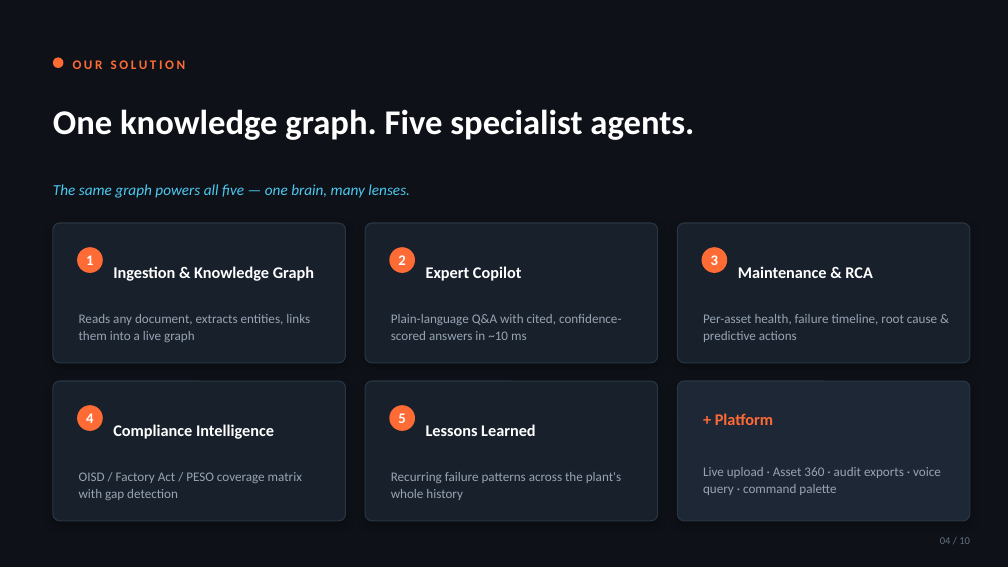
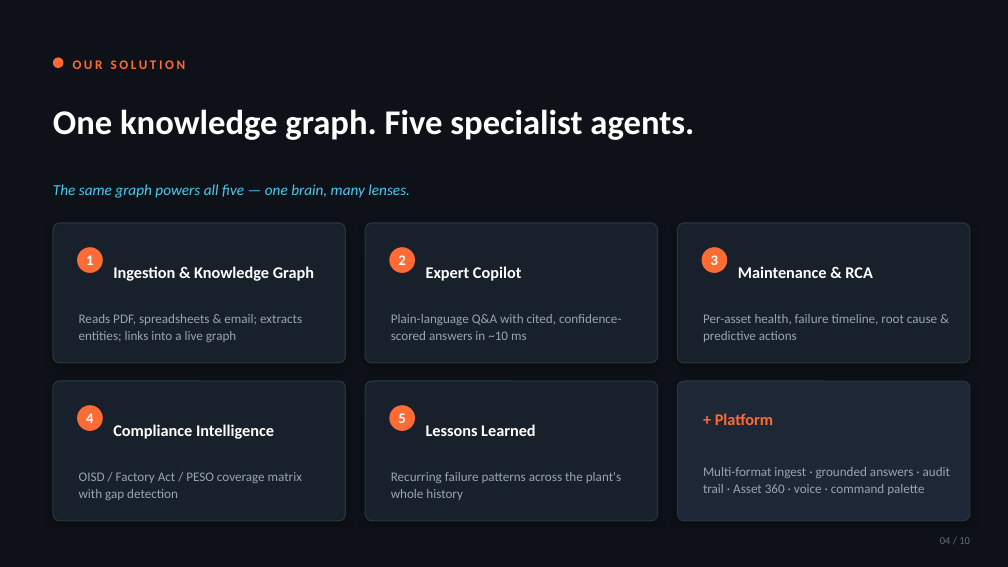
Before and after one commit to raghavendrapatil17/Industrial-Knowledge-Intelligence, a slide deck: slide 4 of ET_AI_Hackathon_IKI.pptx. Drawn at 1008x567 pixels with LibreOffice and Linux fonts; fonts in the diff are those of the drawing. Boxes give left, top, right and bottom in pixels: in the first picture for what was removed or moved away, otherwise in the second. Text is boxed around its words. In the diff, an @@ line names an element or a change of style, - is before the commit and + after.

Commit message:
Final QA pass: update deck + fix full-site review findings
Deck: reflect multi-format ingestion, grounded answers, audit trail.

Backend:
- Fix concurrency race: ask() snapshots index/by_id/graph under lock so a
  live-ingestion reindex can't cause a KeyError 500
- Uploads persist ORIGINAL bytes so xlsx/pdf/eml re-parse correctly after restart
- Spreadsheet parsing handles ragged rows (zip_longest)

Frontend:
- Escape server/ingested-content fields across all render paths (graph tooltip,
  entity ids, doc ids/types, regulation/area, patterns, alerts, RCA) — closes
  defense-in-depth XSS via uploaded documents
- Guard graph label draw + Asset 360 partial responses; global async-error toast

17 tests pass; all 6 views verified; zero console errors.

```diff
--- a/ET_AI_Hackathon_IKI.pptx
+++ b/ET_AI_Hackathon_IKI.pptx
@@ text at (x1=79, y1=314, x2=302, y2=342): text changed @@
-Reads any document, extracts entities, links them into a live graph
+Reads PDF, spreadsheets & email; extracts entities; links into a live graph
@@ text at (x1=703, y1=467, x2=950, y2=495): text changed @@
-Live upload · Asset 360 · audit exports · voice query · command palette
+Multi-format ingest · grounded answers · audit trail · Asset 360 · voice · command palette
```
Also in this commit, not shown: 2 other slides changed, 6 other files.
